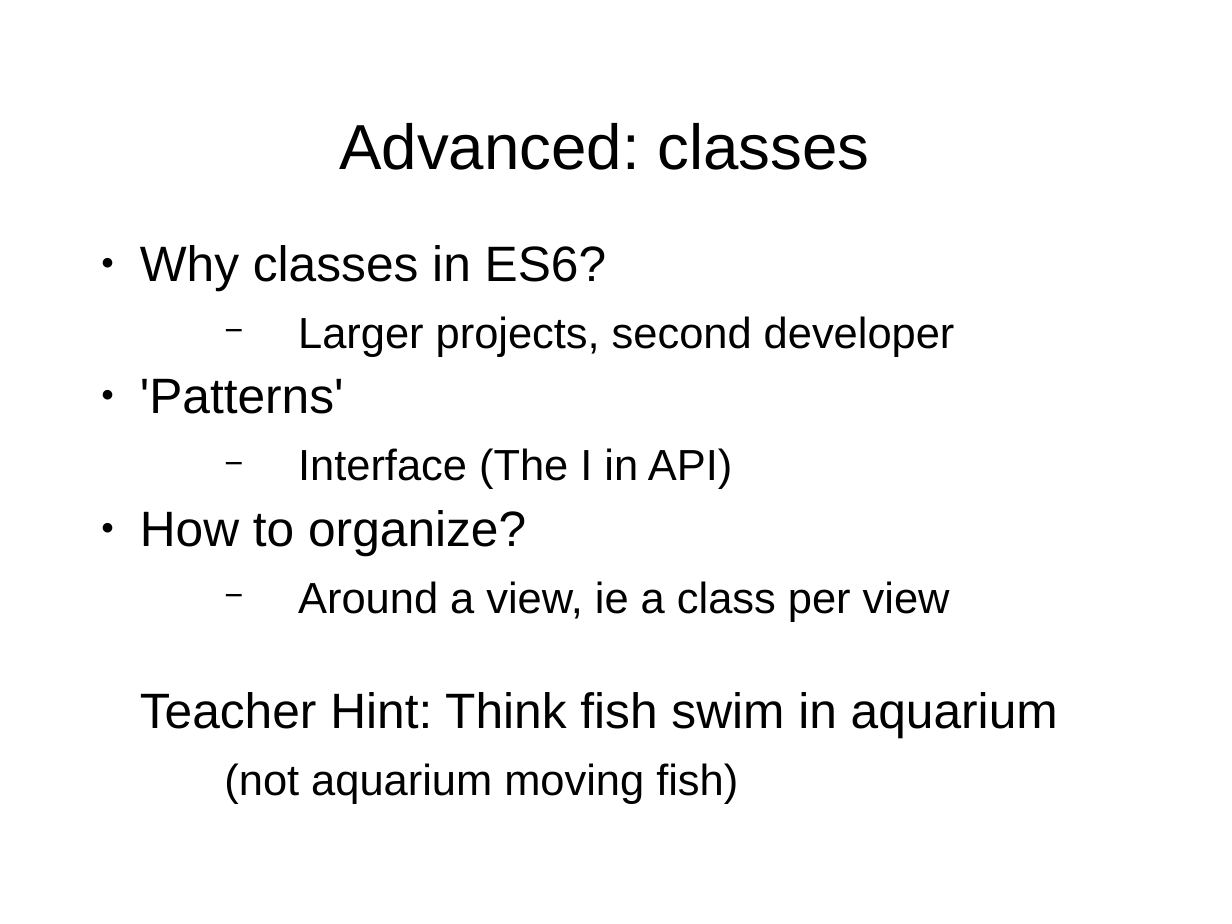
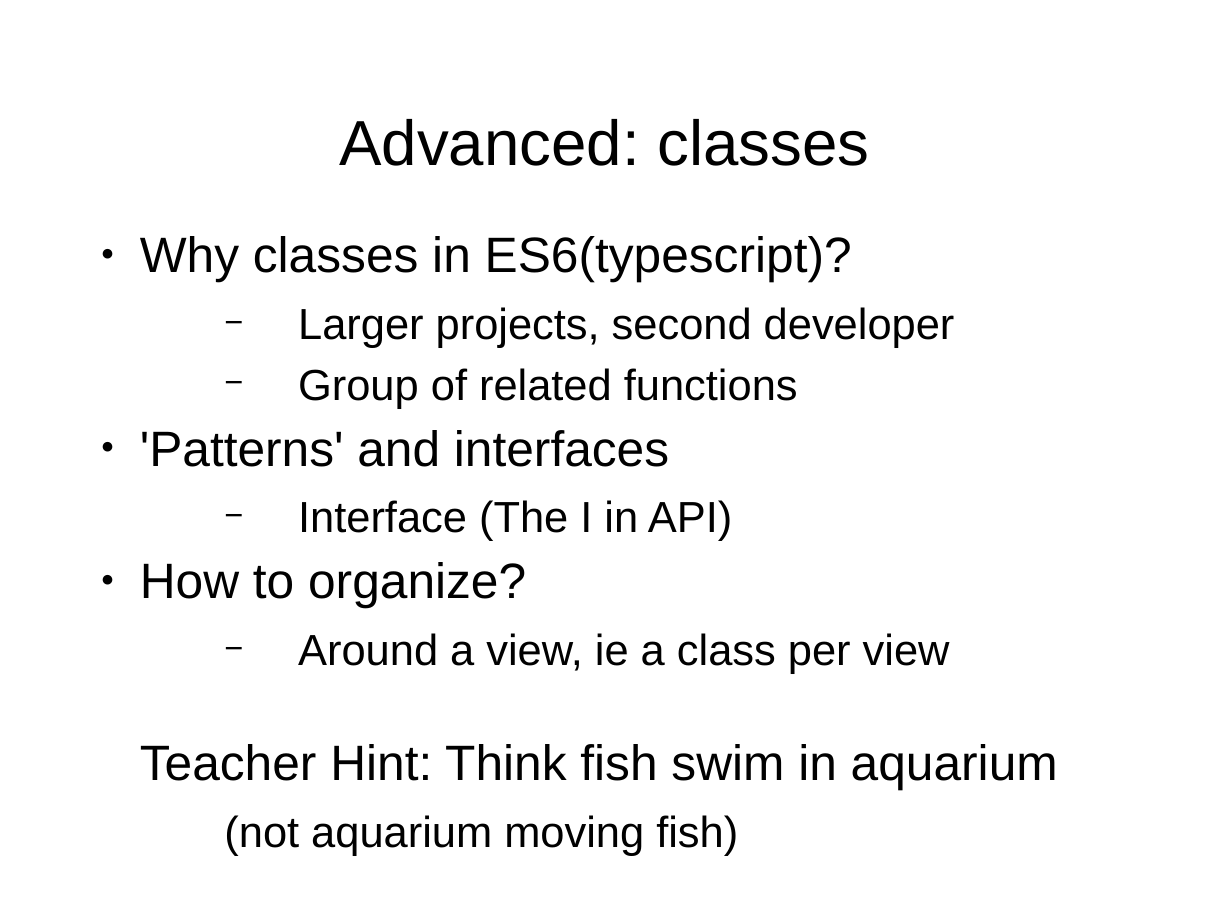
Before and after one commit to puppetMaster3/bikeSheding, a slide deck: slide 15 of training/2of2.ppt. Drawn at 1232x924 pixels with LibreOffice and Linux fonts; fonts in the diff are those of the drawing; background and template pictures are left out. Boxes give left, top, right and bottom in pixels: in the first picture for what was removed or moved away, otherwise in the second. Text is boxed around its words. In the diff, an @@ line names an element or a change of style, - is before the commit and + after.

```diff
--- a/training/2of2.ppt
+++ b/training/2of2.ppt
@@ title "Advanced: classes": place and size @@
-title "Advanced: classes" at [339, 123, 869, 170]
+title "Advanced: classes" at [339, 119, 869, 166]
@@ text "Why classes in ES6(typescript)?": place and size @@
-text "Why classes in ES6(typescript)?" at [140, 245, 1058, 804]
+text "Why classes in ES6(typescript)?" at [140, 236, 1058, 856]
@@ text at [140, 236, 852, 282]: text changed @@
-● Why classes in ES6?
+● Why classes in ES6(typescript)?
@@ text at [298, 368, 798, 409]: text changed; size 32 to 28 pt @@
-● 'Patterns'
+  − Group of related functions
+● 'Patterns' and interfaces
```
Also in this commit, not shown: 5 other slides changed, 2 slides added, 1 other file.
